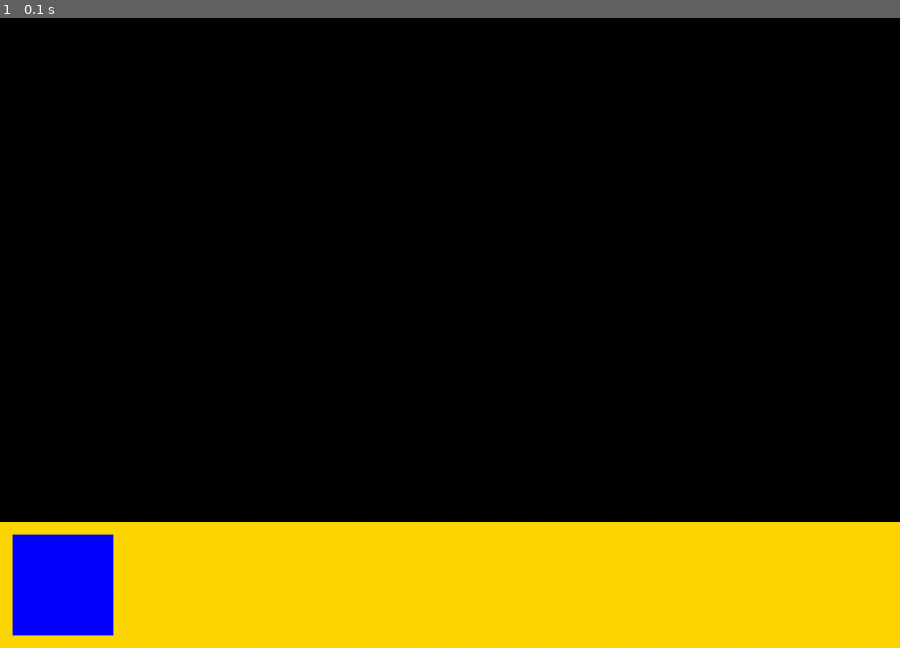
Above: before the commit, frame 1.
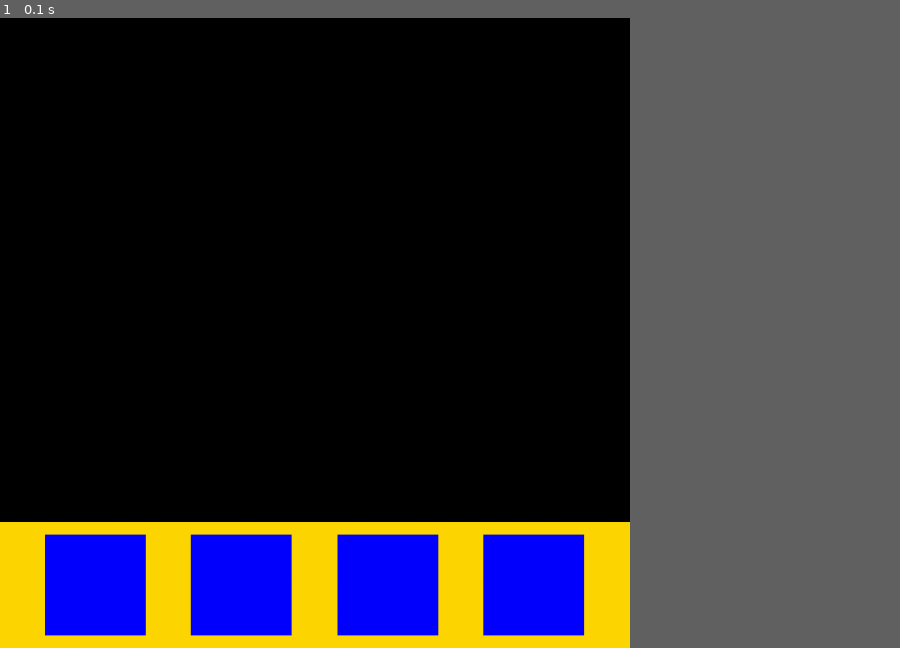
Above: after the commit, the same moment.

Repository: SatyamVyas04/MasteringPython
Game: pygame game, started from Pygame/CollisionDetect.py
Two runs of this game, one before a commit and one after it. Both use one fixed random seed, a clock stepped at 60 frames per second and the inputs below.
Inputs:
- Up to frame 1 (0.1 s): no input
In our replay, the window is 900x630 before the commit and 630x630 after it. These sizes can differ from the game's own. Grey fills any space a smaller window leaves; there, only what the larger window draws over its background counts as a difference.

The runs differ from the first frame. In frame 1, 13% of the frame differs, in the area x 1-100%, y 80-100%.

Commit message:
Removed Resizable feature

Diff:
--- a/Pygame/CollisionDetect.py
+++ b/Pygame/CollisionDetect.py
@@ -2,33 +2,30 @@
 pygame.init()
 
 # Window Setup
-wnW = 1000
+wnW = 700
 wnH = 700
-surface = pygame.display.set_mode((wnW, wnH), pygame.RESIZABLE)
+surface = pygame.display.set_mode((wnW, wnH))
 pygame.display.set_caption("CollisionDetection")
 clock = pygame.time.Clock()
 
 # Menu Buttons Setup
-# Plan: 4 buttons for [Circle Mouse interaction,
-#                      Square Mouse interaction,
-#                      Square Square interaction,
-#                      Circle Circle interaction]
+menuW, menuH = wnW, int(wnH/5)
+padding = 0.1*menuH
+sidepadding = 3.6*padding
+menu = pygame.Surface((menuW, menuH))
+menu.fill("Gold")
+menu_TL_Y = wnH - menuH
+surface.blit(menu, (0, menu_TL_Y))
+
+# Buttons Setup
+bH = bW = 0.8*menuH
+pygame.draw.rect(surface, "blue", pygame.Rect(sidepadding, menu_TL_Y+padding, bW, bH))
+pygame.draw.rect(surface, "blue", pygame.Rect(2*sidepadding+bW, menu_TL_Y+padding, bW, bH))
+pygame.draw.rect(surface, "blue", pygame.Rect(3*sidepadding+2*bW, menu_TL_Y+padding, bW, bH))
+pygame.draw.rect(surface, "blue", pygame.Rect(4*sidepadding+3*bW, menu_TL_Y+padding, bW, bH))
 
 running = True
 while running:
-    surface.fill("White")
-    # Resize Check:
-    wnW, wnH = surface.get_size()
-    surface = pygame.display.set_mode((wnW, wnH), pygame.RESIZABLE)
-    # Menu Setup
-    menuW, menuH = wnW, int(wnH/5)
-    menu = pygame.Surface((menuW, menuH))
-    menu.fill("Gold")
-    menu_TL_Y = wnH - menuH
-    surface.blit(menu, (0, menu_TL_Y))
-    # Buttons Setup
-    bH = bW = 0.8*menuH
-    pygame.draw.rect(surface, "blue", pygame.Rect(0.1*menuH, menu_TL_Y+0.1*menuH, bW, bH))
 
 
 
@@ -36,14 +33,6 @@
         if event.type == pygame.QUIT:
             pygame.quit()
             sys.exit()
-        if event.type == pygame.VIDEORESIZE:
-            width, height = event.size
-            if width < 1000:
-                width = 1000
-            if height < 625:
-                height = 625
-            wnW, wnH = width, height
-
 
     pygame.display.update()
     clock.tick(60)
Binary file added: Pygame/Idea 2.png
